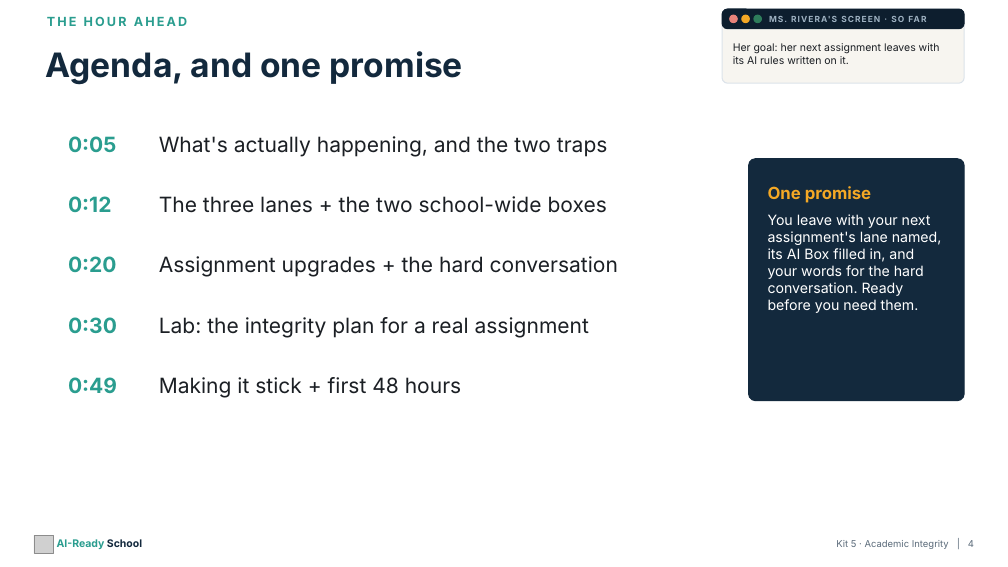
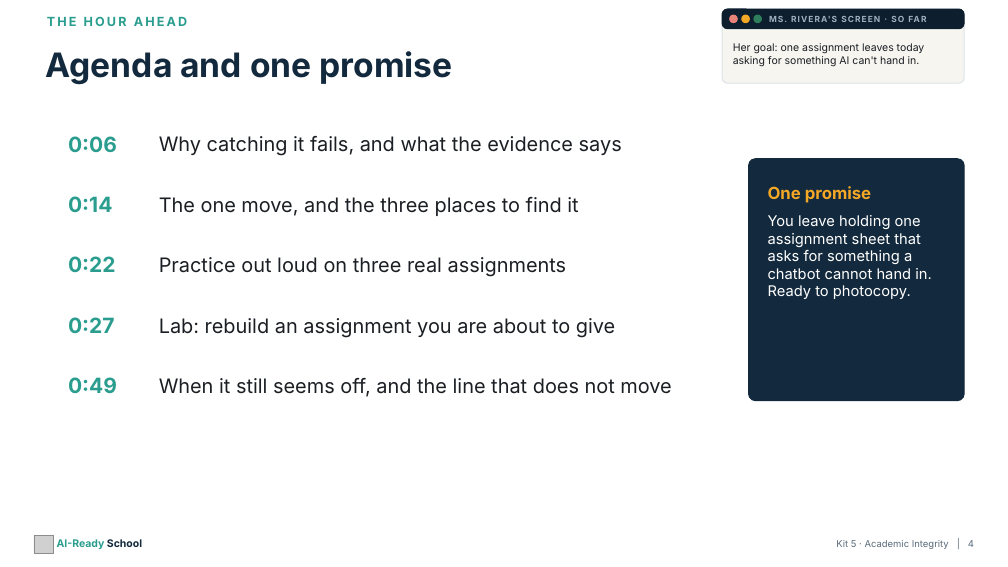
Before and after one commit to aspinozzi1/Ai-School-Ready, a slide deck: slide 4 of kits/kit05/Kit05_PresentationDeck.pptx. Drawn at 1008x567 pixels with LibreOffice and Linux fonts; fonts in the diff are those of the drawing; grey boxes stand for pictures. Boxes give left, top, right and bottom in pixels: in the first picture for what was removed or moved away, otherwise in the second. Text is boxed around its words. In the diff, an @@ line names an element or a change of style, - is before the commit and + after.

```diff
--- a/kits/kit05/Kit05_PresentationDeck.pptx
+++ b/kits/kit05/Kit05_PresentationDeck.pptx
@@ text at <box>45,51,452,85</box>: text changed @@
-Agenda, and one promise
+Agenda and one promise
@@ text at <box>733,43,925,67</box>: text changed @@
-Her goal: her next assignment leaves with its AI rules written on it.
+Her goal: one assignment leaves today asking for something AI can't hand in.
@@ text at <box>68,136,117,152</box>: text changed @@
-0:05
+0:06
@@ text at <box>159,136,622,156</box>: text changed; size 20 to 19 pt @@
-What's actually happening, and the two traps
+Why catching it fails, and what the evidence says
@@ text at <box>68,196,112,212</box>: text changed @@
-0:12
+0:14
@@ text at <box>159,197,578,216</box>: text changed; size 20 to 19 pt @@
-The three lanes + the two school-wide boxes
+The one move, and the three places to find it
@@ text at <box>768,215,931,299</box>: text changed; size 13.5 to 14 pt @@
-You leave with your next assignment's lane named, its AI Box filled in, and your words for the hard conversation. Ready before you need them.
+You leave holding one assignment sheet that asks for something a chatbot cannot hand in. Ready to photocopy.
@@ text at <box>68,256,116,272</box>: text changed @@
-0:20
+0:22
@@ text at <box>159,257,567,277</box>: text changed; size 20 to 19 pt @@
-Assignment upgrades + the hard conversation
+Practice out loud on three real assignments
@@ text at <box>68,317,115,333</box>: text changed @@
-0:30
+0:27
@@ text at <box>159,318,615,338</box>: text changed; size 20 to 19 pt @@
-Lab: the integrity plan for a real assignment
+Lab: rebuild an assignment you are about to give
@@ text at <box>159,378,671,397</box>: text changed; size 20 to 19 pt @@
-Making it stick + first 48 hours
+When it still seems off, and the line that does not move
```
Also in this commit, not shown: 8 other slides changed, 21 slides added, 26 slides removed, 20 other files.
